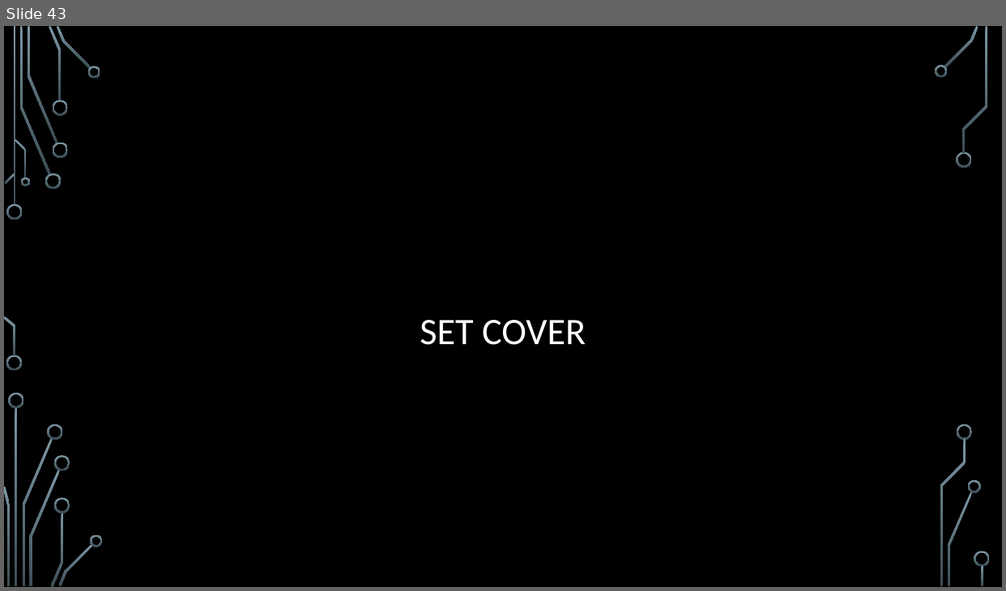
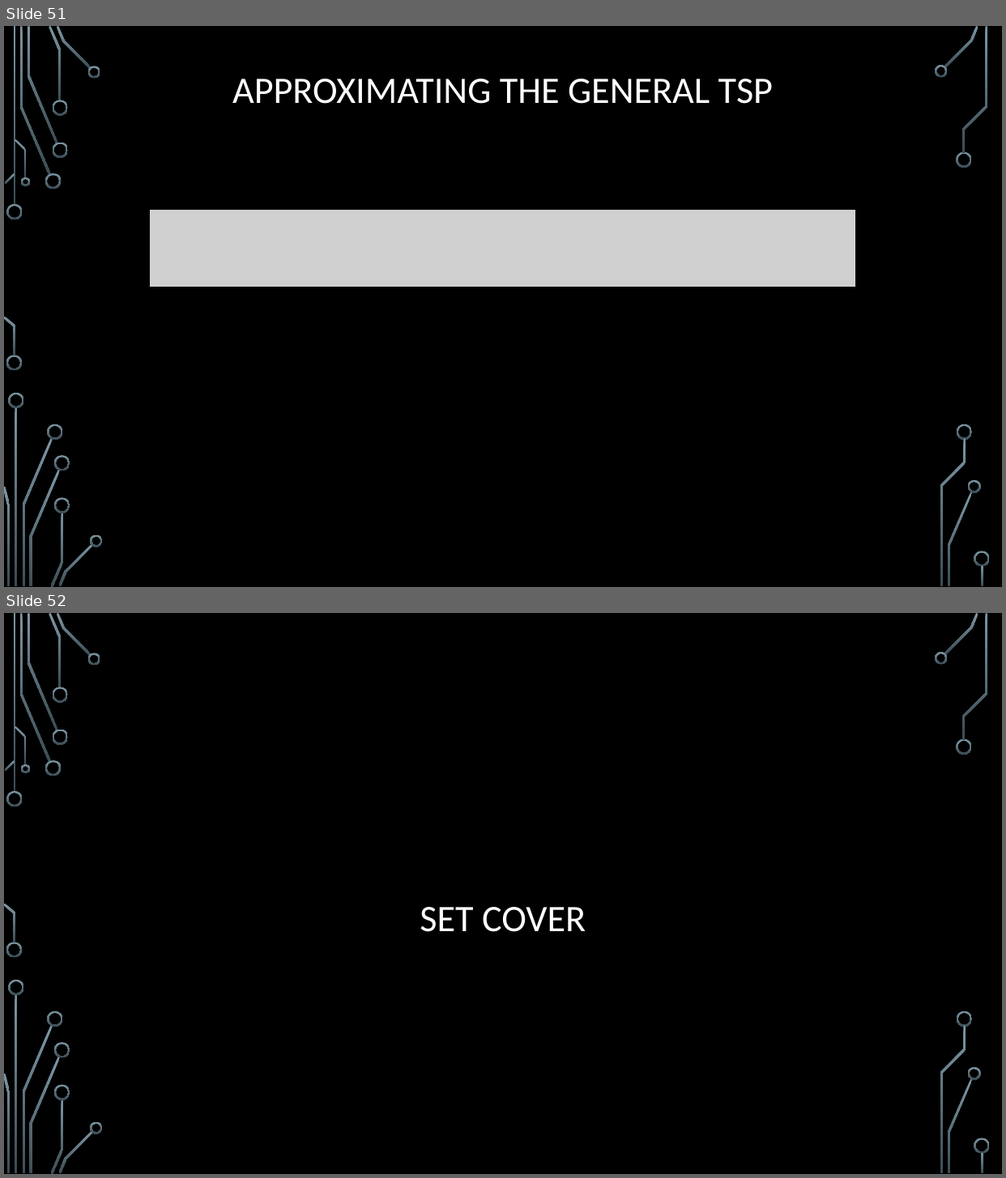
Before and after one commit to markfloryan/advAlgo, a slide deck: slides/Approx-01-Intro.pptx. Shown one above the other, each under a label of ours: slide 43 before the commit, slides 51 and 52 after it. The pictures are 1006x591 and 1006x1178 pixels, drawn with LibreOffice and Linux fonts; fonts in the diff are those of the drawing; grey boxes stand for pictures; background and template pictures are left out. Boxes give left, top, right and bottom in pixels: in the first picture for what was removed or moved away, otherwise in the second. Text is boxed around its words. In the diff, an @@ line names an element or a change of style, - is before the commit and + after.

Commit message:
adding tsp general approx slides

```diff
--- a/slides/Approx-01-Intro.pptx
+++ b/slides/Approx-01-Intro.pptx
@@ slide 51 added at (4,26,1002,587), background picture (left out); not listed: 36 template elements that a slide beside it also shows @@
@@ title added at (232,79,773,104), 36 pt, text #FFFFFF @@
+APPROXIMATING THE GENERAL TSP
@@ picture added at (150,209,857,288) @@
@@ what was slide 43 is now slide 52 @@
```
Also in this commit, not shown: 4 slides changed, 9 other slides added, 1 slide removed, 1 other file.
